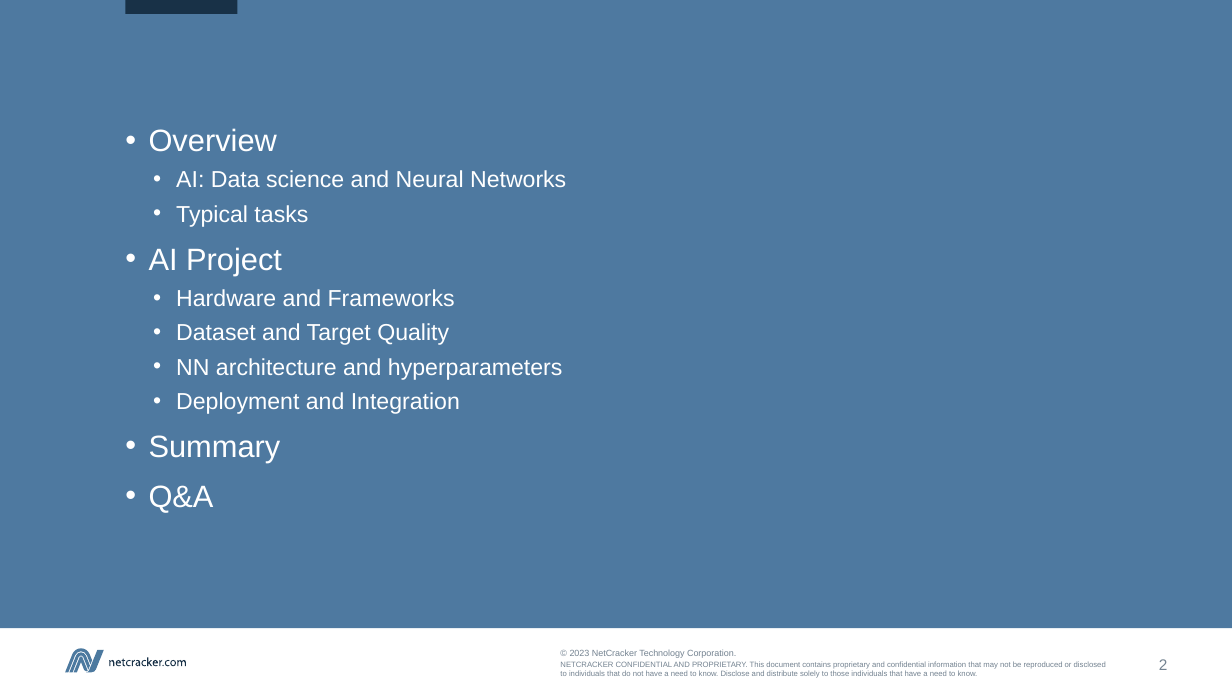
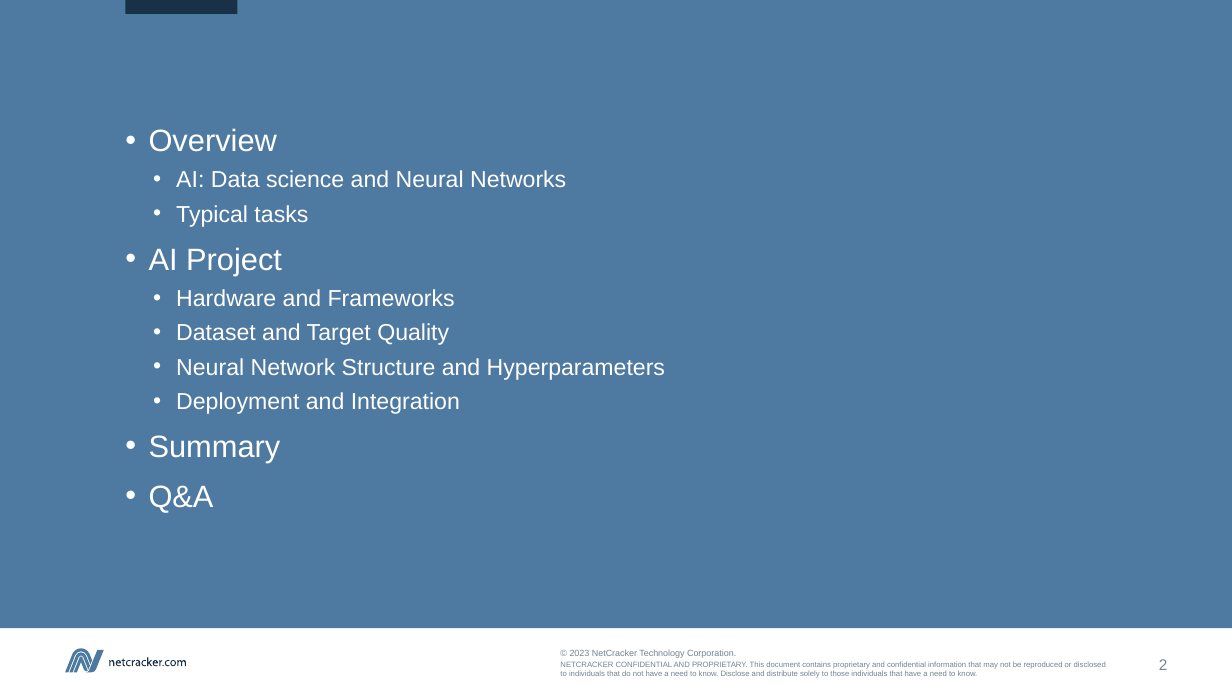
Before and after one commit to kvoloshenko/CLA, a slide deck: slide 2 of CLA_AI_01_en.pptx. Drawn at 1232x693 pixels with LibreOffice and Linux fonts; fonts in the diff are those of the drawing. Boxes give left, top, right and bottom in pixels: in the first picture for what was removed or moved away, otherwise in the second. Text is boxed around its words. In the diff, an @@ line names an element or a change of style, - is before the commit and + after.

```diff
--- a/CLA_AI_01_en.pptx
+++ b/CLA_AI_01_en.pptx
@@ text at [176,358,665,380]: text changed @@
-  • NN architecture and hyperparameters
+  • Neural Network Structure and Hyperparameters
```
Also in this commit, not shown: 1 other slide changed, 1 other file.
